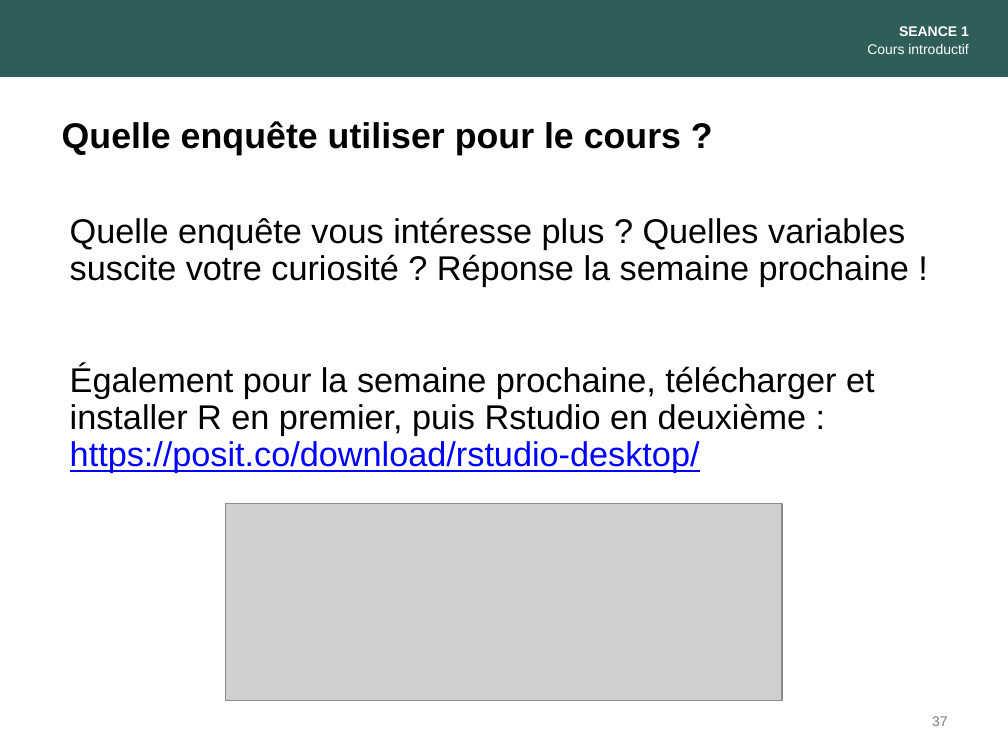
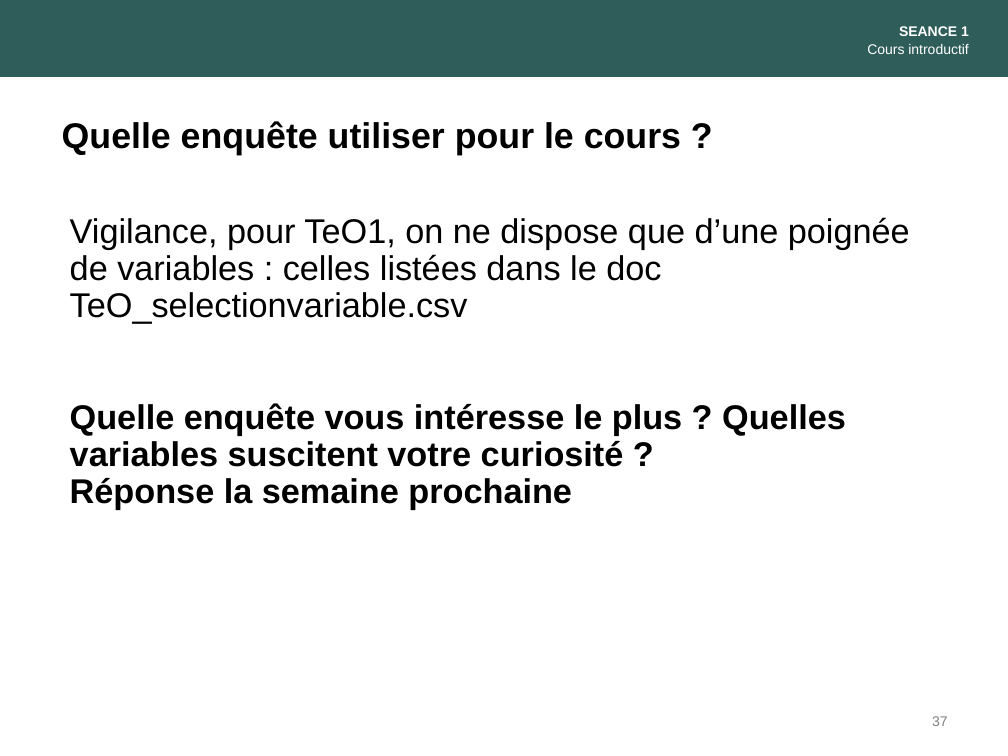
Before and after one commit to alextranslatus/MQSS, a slide deck: slide 37 of slides/1. Intro Partie I.pptx. Drawn at 1008x756 pixels with LibreOffice and Linux fonts; fonts in the diff are those of the drawing; grey boxes stand for pictures. Boxes give left, top, right and bottom in pixels: in the first picture for what was removed or moved away, otherwise in the second. Text is boxed around its words. In the diff, an @@ line names an element or a change of style, - is before the commit and + after.

```diff
--- a/slides/1. Intro Partie I.pptx
+++ b/slides/1. Intro Partie I.pptx
@@ text at bbox=[70, 217, 910, 510]: text changed @@
-Quelle enquête vous intéresse plus ? Quelles variables suscite votre curiosité ? Réponse la semaine prochaine !
-Également pour la semaine prochaine, télécharger et installer R en premier, puis Rstudio en deuxième :
-https://posit.co/download/rstudio-desktop/
+Vigilance, pour TeO1, on ne dispose que d’une poignée de variables : celles listées dans le doc TeO_selectionvariable.csv
+Quelle enquête vous intéresse le plus ? Quelles variables suscitent votre curiosité ?
+Réponse la semaine prochaine
@@ picture removed at bbox=[226, 504, 782, 701] @@
```
Also in this commit, not shown: 1 other slide changed, 1 slide added.
